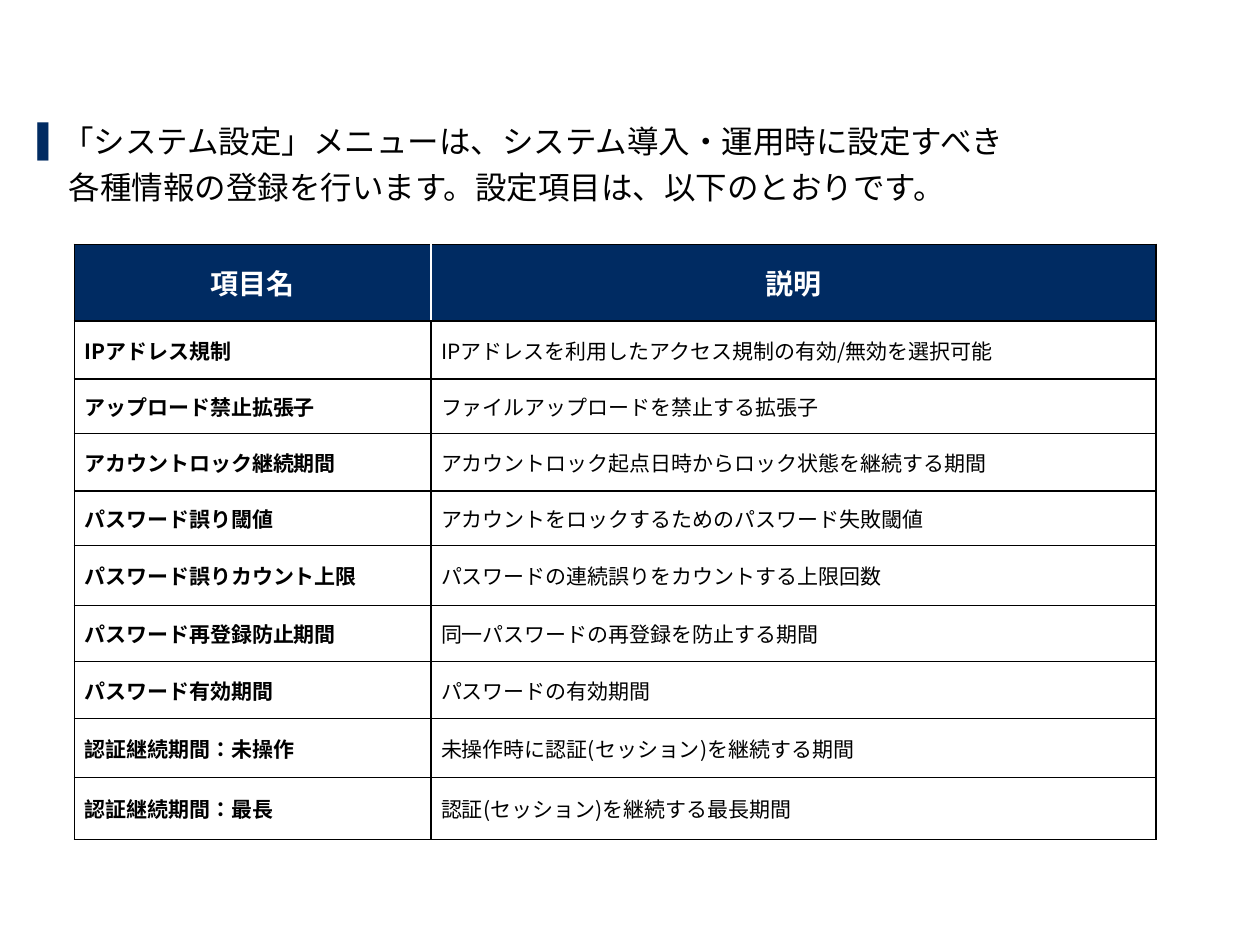
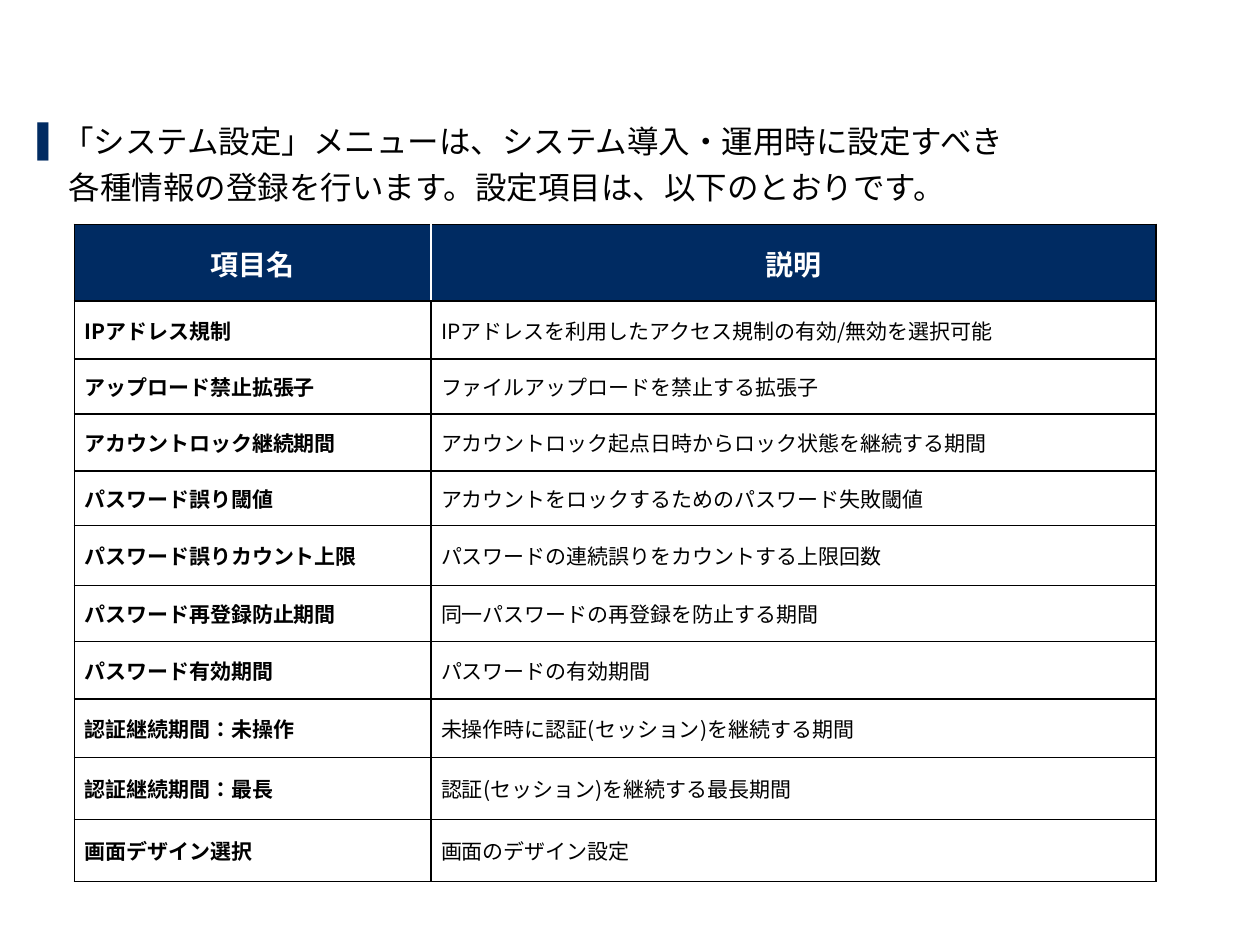
Before and after one commit to exastro-suite/it-automation-docs, a slide deck: slide 6 of asset/Learn_ja/ITA-base_classroom_lecture_ja.pptx (slide 8 before the commit). Drawn at 1260x945 pixels with LibreOffice and Linux fonts; fonts in the diff are those of the drawing; background and template pictures are left out. Boxes give left, top, right and bottom in pixels: in the first picture for what was removed or moved away, otherwise in the second. Text is boxed around its words. In the diff, an @@ line names an element or a change of style, - is before the commit and + after.

```diff
--- a/asset/Learn_ja/ITA-base_classroom_lecture_ja.pptx
+++ b/asset/Learn_ja/ITA-base_classroom_lecture_ja.pptx
@@ table at bbox=[74, 224, 1155, 882] @@
+row 11: 画面デザイン選択 | 画面のデザイン設定
@@ table: place and size @@
-table at bbox=[74, 244, 1155, 840]
+table at bbox=[74, 224, 1155, 882]
```
Also in this commit, not shown: 9 other slides changed, 4 slides added, 20 slides removed, 1 other file.
